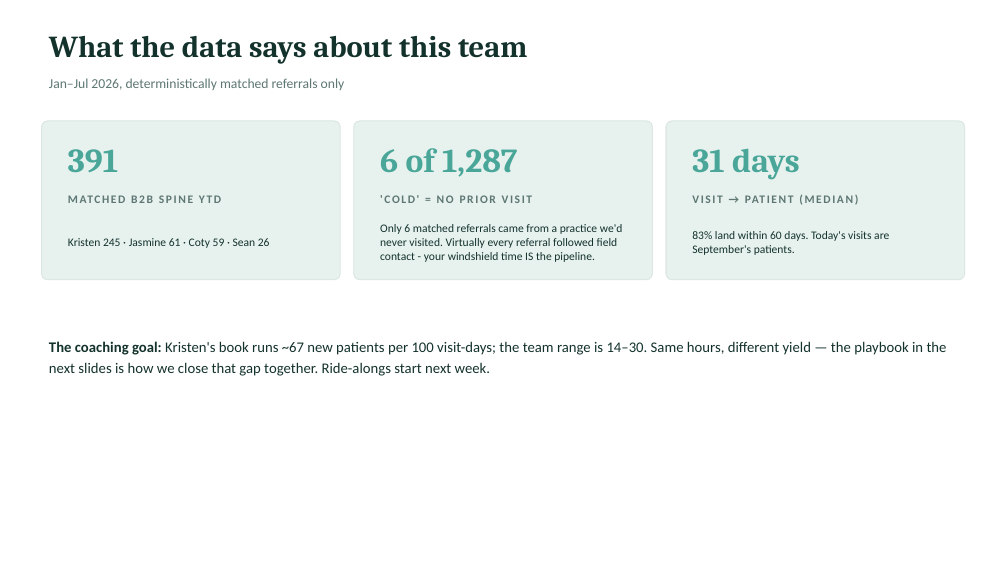
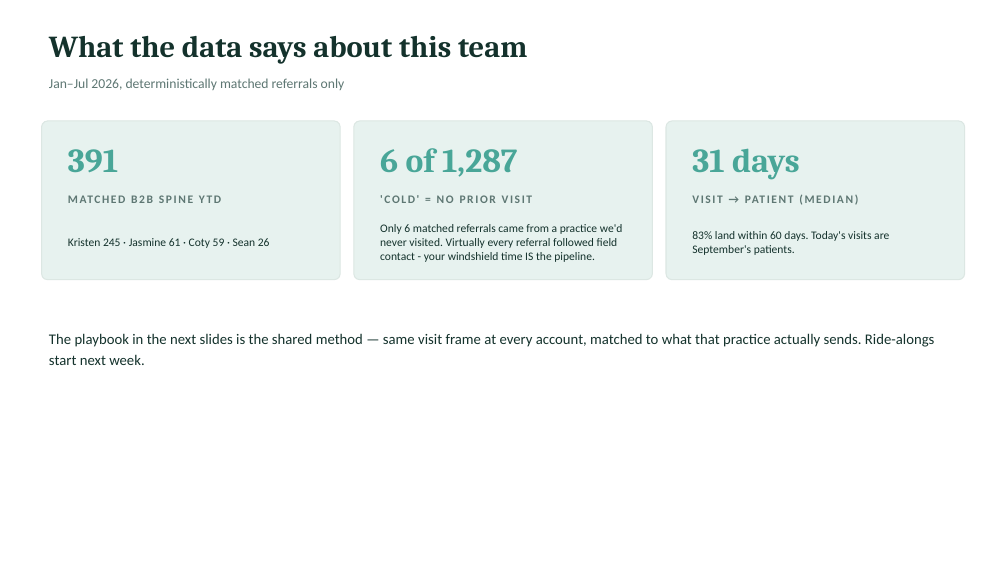
Before and after one commit to JosephAndrewMacLean/SHP, a slide deck: slide 3 of pm/kristen-share/SHP-Spine-Team-Rollout_Kristen_Jul22.pptx. Drawn at 1008x567 pixels with LibreOffice and Linux fonts; fonts in the diff are those of the drawing. Boxes give left, top, right and bottom in pixels: in the first picture for what was removed or moved away, otherwise in the second. Text is boxed around its words. In the diff, an @@ line names an element or a change of style, - is before the commit and + after.

```diff
--- a/pm/kristen-share/SHP-Spine-Team-Rollout_Kristen_Jul22.pptx
+++ b/pm/kristen-share/SHP-Spine-Team-Rollout_Kristen_Jul22.pptx
@@ text at [49, 333, 935, 365]: text changed @@
-The coaching goal: Kristen's book runs ~67 new patients per 100 visit-days; the team range is 14–30. Same hours, different yield — the playbook in the next slides is how we close that gap together. Ride-alongs start next week.
+The playbook in the next slides is the shared method — same visit frame at every account, matched to what that practice actually sends. Ride-alongs start next week.
```
Also in this commit, not shown: 3 other slides changed, 1 slide removed, 2 other files.
